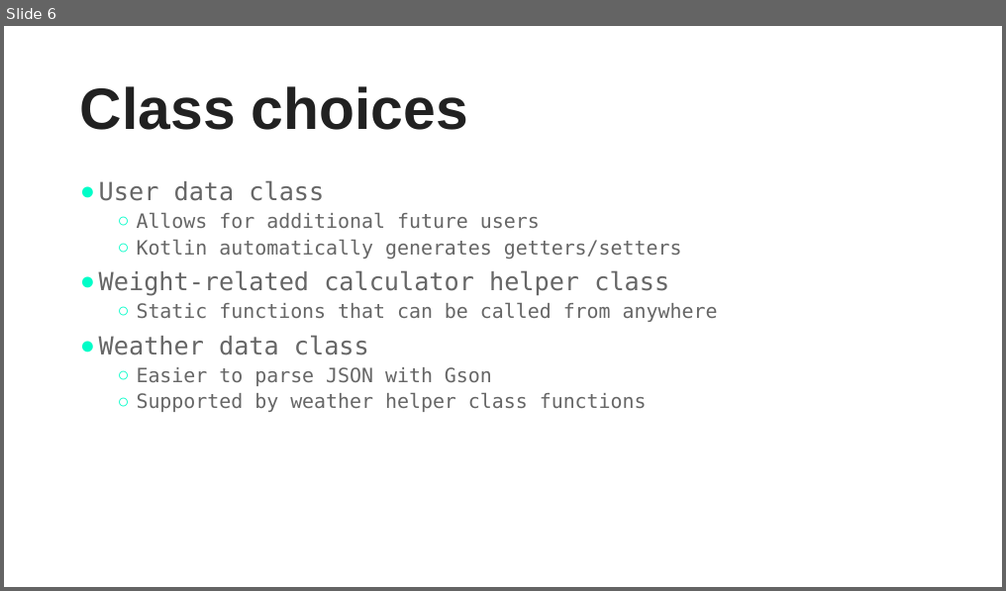
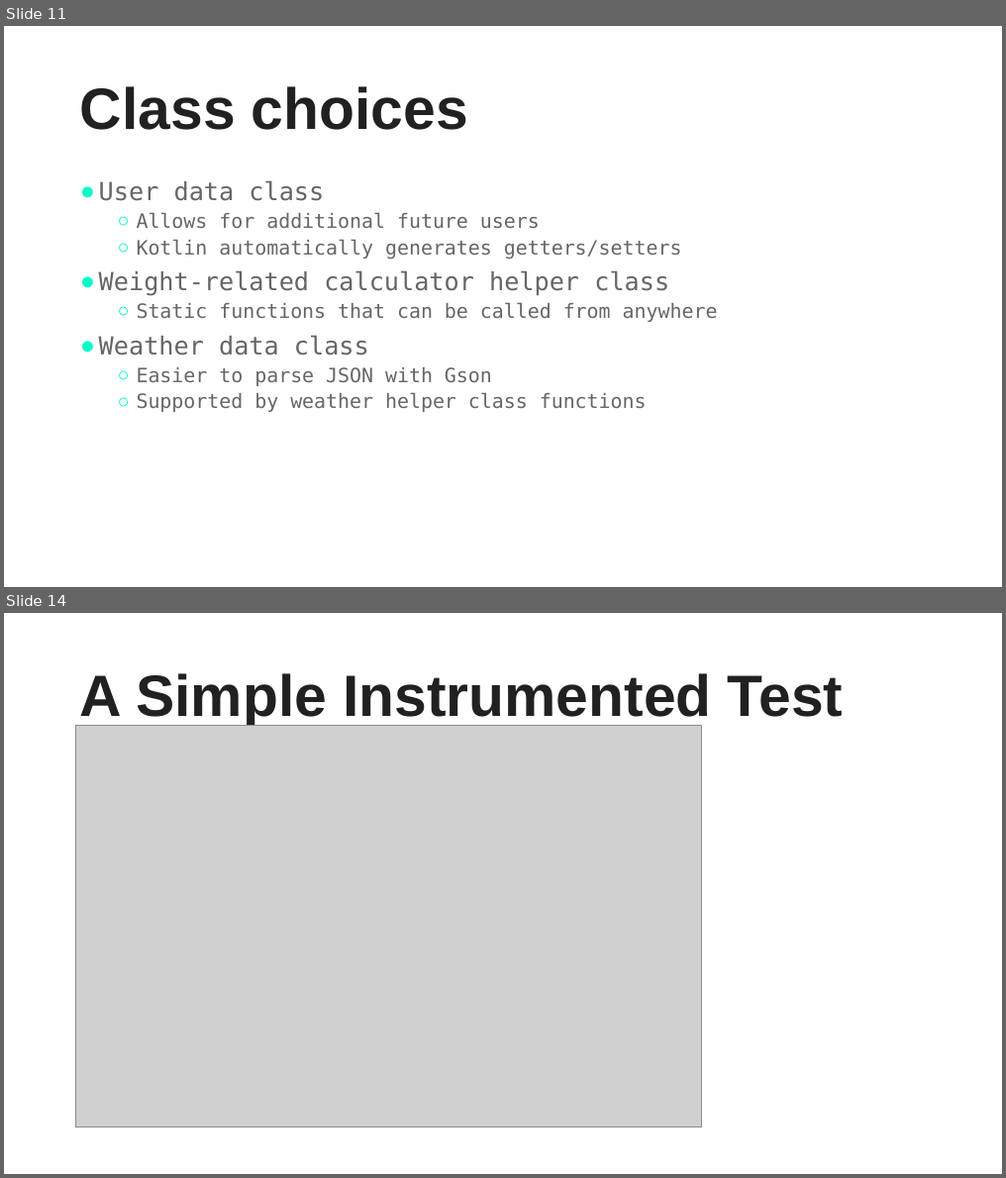
Before and after one commit to jcsullivan/CS6018Project, a slide deck: Part 1/LifestyleApp.pptx. Shown one above the other, each under a label of ours: slide 6 before the commit, slides 11 and 14 after it; the slides between them are not shown. The pictures are 1006x591 and 1006x1178 pixels, drawn with LibreOffice and Linux fonts; fonts in the diff are those of the drawing; grey boxes stand for pictures. Boxes give left, top, right and bottom in pixels: in the first picture for what was removed or moved away, otherwise in the second. Text is boxed around its words. In the diff, an @@ line names an element or a change of style, - is before the commit and + after.

```diff
--- a/Part 1/LifestyleApp.pptx
+++ b/Part 1/LifestyleApp.pptx
@@ slide 14 added at [4,613,1002,1174], background #FFFFFF @@
@@ title added at [80,673,844,727], 56 pt, text #212121, bold @@
+A Simple Instrumented Test
@@ picture added at [76,725,701,1128] @@
@@ what was slide 6 is now slide 11 @@
```
Also in this commit, not shown: 4 slides changed, 8 other slides added, 3 slides removed, 5 other files.
